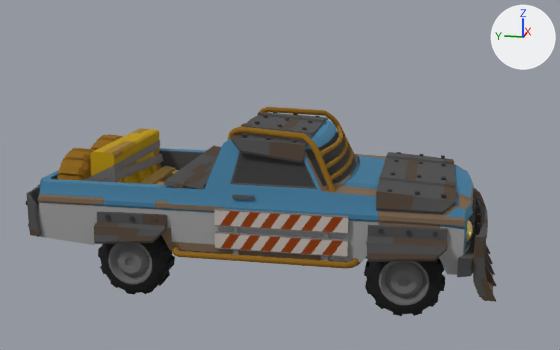
The glTF model public/models/rocket.glb, before and after one commit.
Before and after are seen from a 50 mm lens placed at (-9.09, -2.12, 3.54), pointed at (-0.04, -0.31, 1.28). Lighting does not change. The marker at upper right points along +X, +Y and +Z. The older version comes first. Where no turn or scale is listed for an object, it has been applied to the vertices. Vertices at exactly the same position are counted once.

The scene before the commit, as lines of its bpy script (objects in view):
```python
me_backwheels = bpy.data.meshes.new('BackWheels')
me_backwheels.from_pydata(...)  # 960 vertices, 1912 faces; spans x -1.14..1.14, y -0.44..0.44, z -0.44..0.44
me_backwheels.materials.append(mat_atlas)  # picture img_zombie_atlas_png
me_frontwheel_r = bpy.data.meshes.new('FrontWheel_R')
me_frontwheel_r.from_pydata(...)  # 480 vertices, 956 faces; spans x -0.2..0.2, y -0.438..0.438, z -0.438..0.438
me_frontwheel_r.materials.append(mat_atlas)  # picture img_zombie_atlas_png
me_pickup_armored = bpy.data.meshes.new('Pickup_Armored')
me_pickup_armored.from_pydata(...)  # 4975 vertices, 9336 faces; spans x -1.33..1.33, y -2.75..2.75, z -0.88..0.88
# faces by material slot: [8976, 360]
me_pickup_armored.materials.append(mat_atlas)  # picture img_zombie_atlas_png
me_pickup_armored.materials.append(mat_headlights)  # yellow #e7cc73
ob_backwheels = bpy.data.objects.new('BackWheels', me_backwheels)
ob_backwheels.location = (0.0, 1.225, 0.433)
ob_frontwheel_r = bpy.data.objects.new('FrontWheel_R', me_frontwheel_r)
ob_frontwheel_r.location = (-0.94, -1.889, 0.433)
ob_pickup_armored = bpy.data.objects.new('Pickup_Armored', me_pickup_armored)
ob_pickup_armored.location = (0.0, -0.156, 1.115)
```
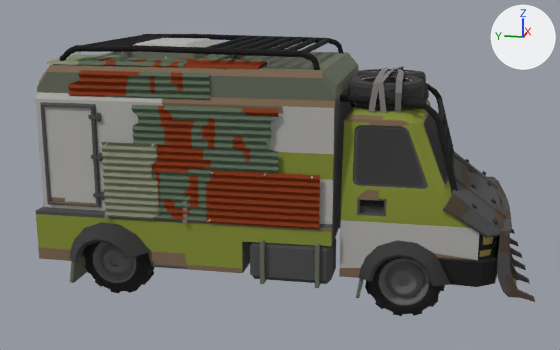
The newer file is also turned or shifted as a whole; pictures and numbers use the older file's frame.

Pixel boxes (x1, y1, x2, y2) of what changed, in the pictures (560 x 350 px):
'Truck_Armored', added: after (36, 34, 535, 302)
    faces in mat_atlas (picture img_zombie_atlas_png): (36, 34, 535, 302)
    faces in mat_headlights (yellow #e7cc73): (479, 236, 493, 257)
'Pickup_Armored', deleted: before (25, 107, 496, 302)
    faces in mat_atlas (picture img_zombie_atlas_png): (25, 107, 496, 302)
'BackWheels', reshaped: before (98, 235, 175, 295); after (83, 242, 154, 293)

The change, as a diff of the scene's bpy script:
```diff
--- a/public/models/rocket.glb.py
+++ b/public/models/rocket.glb.py
@@ mat_brakelight @@
+mat_brakelight = principled_material('BrakeLight')
+mat_brakelight.base_color = (0.8, 0.8, 0.8)  # white #e7e7e7
+mat_brakelight.metallic = 0.4
+mat_brakelight.roughness = 0.272
@@ me_backwheels @@
 # used by ob_backwheels; location = (0.0, 1.225, 0.433)
-me_backwheels.from_pydata(...)  # 960 vertices, 1912 faces; spans x -1.14..1.14, y -0.44..0.44, z -0.44..0.44
+me_backwheels.from_pydata(...)  # 960 vertices, 1912 faces; spans x -1.14..1.14, y -0.24..0.63, z -0.44..0.44
+# me_backwheels part 1: 478 vertices removed from x -1.14..-0.74, y -0.44..0.44, z -0.44..0.44; 478 vertices added at x -1.14..-0.74, y -0.24..0.63, z -0.44..0.44
+# other edits to the shape of me_backwheels do not show in these pictures
 me_backwheels.materials.append(mat_atlas)
@@ me_truck_armored @@
+me_truck_armored.from_pydata(...)  # 7088 vertices, 12308 faces; spans x -1.49..1.49, y -2.79..2.79, z -1.36..1.36
+# faces by material slot: [12092, 16, 200]
+me_truck_armored.materials.append(mat_atlas)  # picture img_zombie_atlas_png
+me_truck_armored.materials.append(mat_headlights)  # yellow #e7cc73
+me_truck_armored.materials.append(mat_brakelight)  # white #e7e7e7
@@ ob_pickup_armored @@
-ob_pickup_armored = bpy.data.objects.new('Pickup_Armored', me_pickup_armored)
-ob_pickup_armored.location = (0.0, -0.156, 1.115)
@@ ob_truck_armored @@
+ob_truck_armored = bpy.data.objects.new('Truck_Armored', me_truck_armored)
+ob_truck_armored.location = (0.0, -0.456, 1.535)
```
